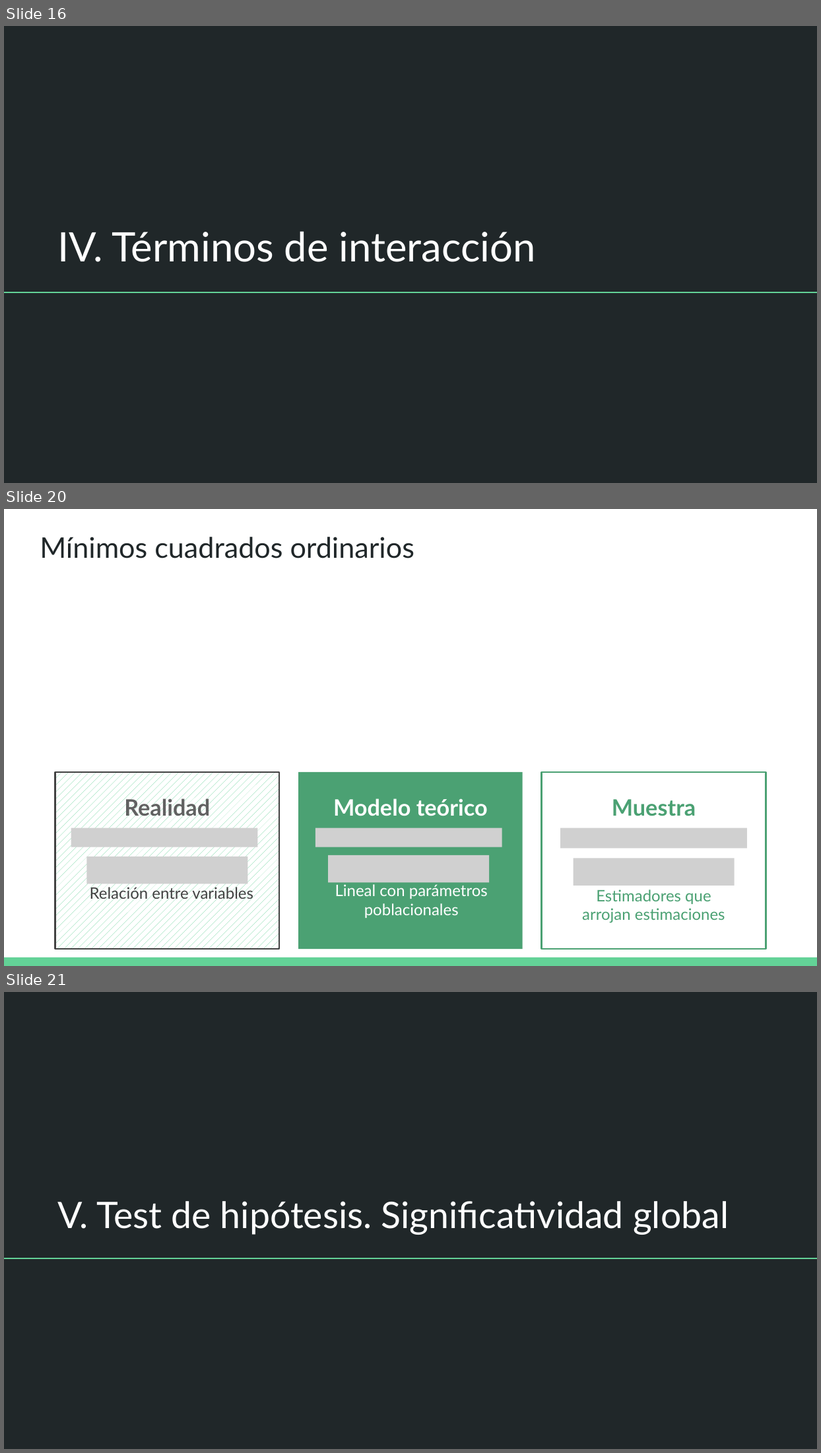
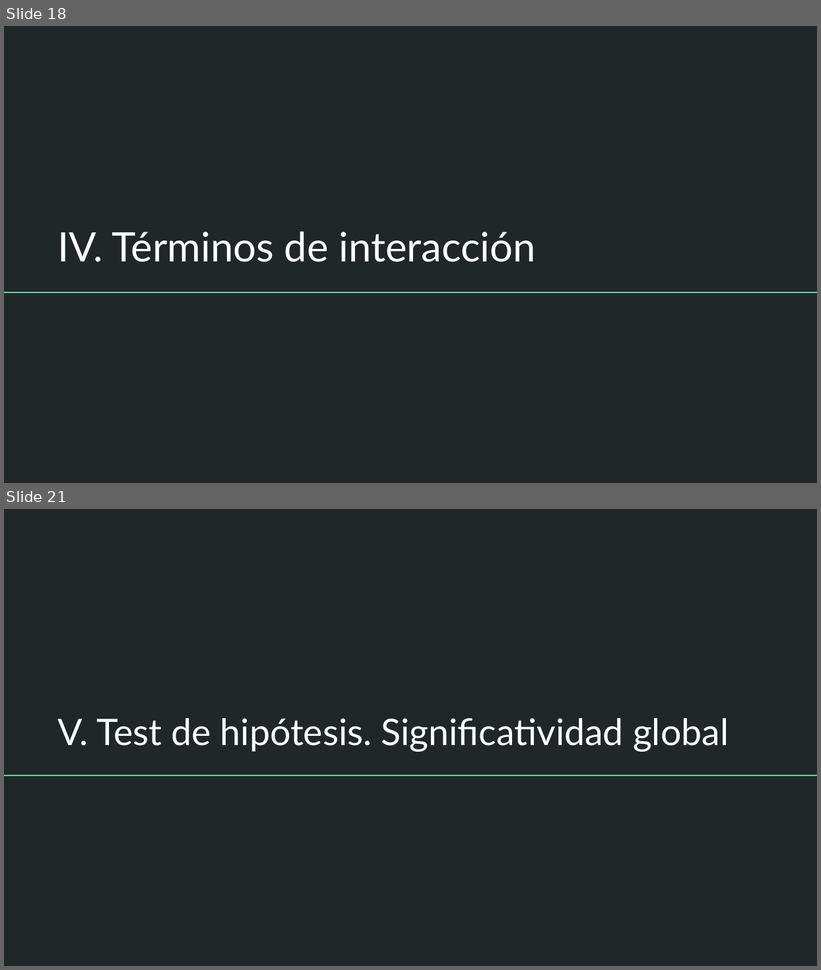
Before and after one commit to DCSCyHD/2023_modulo_3, a slide deck: clase3/teorica_3.pptx. Shown one above the other, each under a label of ours: slides 16, 20 and 21 before the commit, slides 18 and 21 after it; the slides between them are not shown. The pictures are 821x1453 and 821x970 pixels, drawn with LibreOffice and Linux fonts; fonts in the diff are those of the drawing; grey boxes stand for pictures. Boxes give left, top, right and bottom in pixels: in the first picture for what was removed or moved away, otherwise in the second. Text is boxed around its words. In the diff, an @@ line names an element or a change of style, - is before the commit and + after.

```diff
--- a/clase3/teorica_3.pptx
+++ b/clase3/teorica_3.pptx
@@ slide 20 removed at (4, 509, 817, 966), background #FFFFFF @@
@@ title removed at (40, 537, 415, 559) @@
-Mínimos cuadrados ordinarios
@@ group removed at (298, 772, 523, 950): 2 pictures, 1 rectangle, 1 text @@
-Modelo teórico
-Lineal con parámetros poblacionales
@@ group removed at (55, 772, 280, 950): 2 pictures, 1 rectangle, 1 text @@
-Realidad
-Relación entre variables
@@ group removed at (541, 772, 766, 950): 2 pictures, 1 rectangle, 1 text @@
-Muestra
-Estimadores que arrojan estimaciones
@@ rectangle removed at (4, 958, 817, 966) @@
@@ what was slide 16 is now slide 18 @@
```
Also in this commit, not shown: 5 slides changed, 5 slides added, 6 other slides removed, 1 other file.
